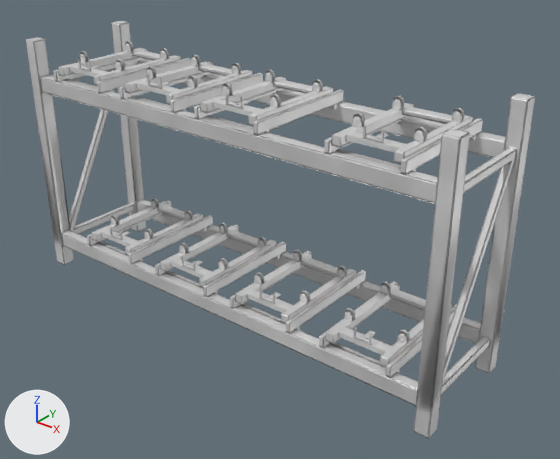
Renders of the FBX model AssetPublisher/Assets/BreweryEquipmentAssets/Models/Stillage.fbx from each side of a commit.
Before and after are seen from a 50 mm camera at (2.16, -2.47, 2.02) aimed at (0.11, 0.09, 0.43). The lights are fixed; the arrows at lower left show +X, +Y and +Z. Where no turn or scale is listed for an object, it has been applied to the vertices.

Names of what the first picture shows: 'CradleBottomToRig', 'CradleBottomToRig.001', 'CradleBottomToRig.002', 'CradleBottomToRig.003', 'CradleBottomToRig.004', 'CradleBottomToRig.005', 'CradleBottomToRig.006', 'CradleBottomToRig.007', 'CradleTopToRig', 'CradleTopToRig.001', 'CradleTopToRig.002', 'CradleTopToRig.003', 'CradleTopToRig.004', 'CradleTopToRig.005', 'CradleTopToRig.006', 'CradleTopToRig.007', 'Racking'.
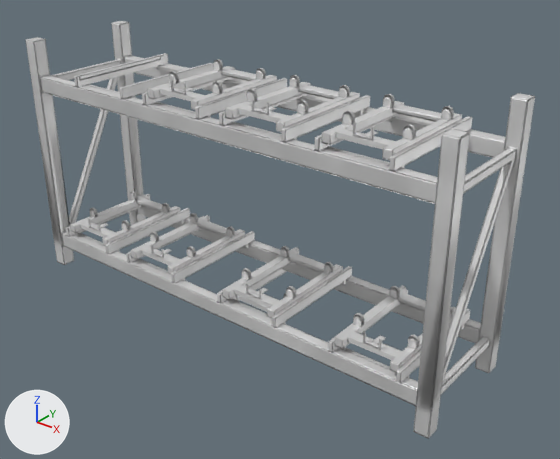
Diff of the bpy script that builds the scene:
```diff
--- a/AssetPublisher/Assets/BreweryEquipmentAssets/Models/Stillage.fbx.py
+++ b/AssetPublisher/Assets/BreweryEquipmentAssets/Models/Stillage.fbx.py
@@ ob_cradletoptorig_007 @@
 ob_cradletoptorig_007 = bpy.data.objects.new('CradleTopToRig.007', me_toolmesh_054)
-ob_cradletoptorig_007.location = (-0.701, -0.251, 0.232)
+ob_cradletoptorig_007.location = (-0.874, -0.251, 0.228)
 ob_cradletoptorig_007.rotation_euler = (1.571, 0.0, 0.0)  # degrees (90, 0, 0)
@@ ob_cradlebottomtorig_007 @@
 ob_cradlebottomtorig_007 = bpy.data.objects.new('CradleBottomToRig.007', me_toolmesh_053)
-ob_cradlebottomtorig_007.location = (-0.701, 0.009, 0.193)
+ob_cradlebottomtorig_007.location = (0.829, 0.009, 0.188)
@@ ob_cradletoptorig_004 @@
 ob_cradletoptorig_004 = bpy.data.objects.new('CradleTopToRig.004', me_toolmesh_048)
-ob_cradletoptorig_004.location = (0.783, -0.251, 0.232)
+ob_cradletoptorig_004.location = (0.0, 0.0, 0.0)
 ob_cradletoptorig_004.rotation_euler = (1.571, 0.0, 0.0)  # degrees (90, 0, 0)
@@ ob_cradlebottomtorig_004 @@
 ob_cradlebottomtorig_004 = bpy.data.objects.new('CradleBottomToRig.004', me_toolmesh_047)
-ob_cradlebottomtorig_004.location = (0.783, 0.009, 0.193)
+ob_cradlebottomtorig_004.location = (0.739, 0.009, 1.038)
@@ ob_cradlebottomtorig_003 @@
 ob_cradlebottomtorig_003 = bpy.data.objects.new('CradleBottomToRig.003', me_toolmesh_045)
-ob_cradlebottomtorig_003.location = (0.783, 0.009, 1.038)
+ob_cradlebottomtorig_003.location = (0.264, 0.009, 1.038)
@@ ob_cradletoptorig @@
 ob_cradletoptorig = bpy.data.objects.new('CradleTopToRig', me_toolmesh_026)
-ob_cradletoptorig.location = (-0.806, -0.251, 1.077)
+ob_cradletoptorig.location = (0.264, -0.251, 1.077)
@@ ob_cradlebottomtorig_001 @@
 ob_cradlebottomtorig_001 = bpy.data.objects.new('CradleBottomToRig.001', me_toolmesh_041)
-ob_cradlebottomtorig_001.location = (-0.334, 0.009, 1.038)
+ob_cradlebottomtorig_001.location = (-0.188, 0.009, 1.038)
@@ ob_cradlebottomtorig_005 @@
 ob_cradlebottomtorig_005 = bpy.data.objects.new('CradleBottomToRig.005', me_toolmesh_049)
-ob_cradlebottomtorig_005.location = (0.289, 0.009, 0.193)
+ob_cradlebottomtorig_005.location = (-0.401, 0.009, 0.188)
@@ ob_cradlebottomtorig @@
 ob_cradlebottomtorig = bpy.data.objects.new('CradleBottomToRig', me_toolmesh_025)
-ob_cradlebottomtorig.location = (-0.806, 0.009, 1.038)
+ob_cradlebottomtorig.location = (-0.652, 0.009, 1.038)
@@ ob_cradletoptorig_006 @@
 ob_cradletoptorig_006 = bpy.data.objects.new('CradleTopToRig.006', me_toolmesh_052)
-ob_cradletoptorig_006.location = (-0.191, -0.251, 0.232)
+ob_cradletoptorig_006.location = (-0.401, -0.251, 0.228)
 ob_cradletoptorig_006.rotation_euler = (1.571, 0.0, 0.0)  # degrees (90, 0, 0)
@@ ob_cradlebottomtorig_002 @@
 ob_cradlebottomtorig_002 = bpy.data.objects.new('CradleBottomToRig.002', me_toolmesh_043)
-ob_cradlebottomtorig_002.location = (0.126, 0.009, 1.038)
+ob_cradlebottomtorig_002.location = (-0.874, 0.009, 0.188)
@@ ob_cradletoptorig_005 @@
 ob_cradletoptorig_005 = bpy.data.objects.new('CradleTopToRig.005', me_toolmesh_050)
-ob_cradletoptorig_005.location = (0.289, -0.251, 0.232)
+ob_cradletoptorig_005.location = (0.213, -0.251, 0.228)
 ob_cradletoptorig_005.rotation_euler = (1.571, 0.0, 0.0)  # degrees (90, 0, 0)
@@ ob_cradlebottomtorig_006 @@
 ob_cradlebottomtorig_006 = bpy.data.objects.new('CradleBottomToRig.006', me_toolmesh_051)
-ob_cradlebottomtorig_006.location = (-0.191, 0.009, 0.193)
+ob_cradlebottomtorig_006.location = (0.213, 0.009, 0.188)
@@ ob_cradletoptorig_001 @@
 ob_cradletoptorig_001 = bpy.data.objects.new('CradleTopToRig.001', me_toolmesh_042)
-ob_cradletoptorig_001.location = (-0.334, -0.251, 1.077)
+ob_cradletoptorig_001.location = (-0.188, -0.251, 1.077)
@@ ob_cradletoptorig_003 @@
 ob_cradletoptorig_003 = bpy.data.objects.new('CradleTopToRig.003', me_toolmesh_046)
-ob_cradletoptorig_003.location = (0.783, -0.251, 1.077)
+ob_cradletoptorig_003.location = (0.829, -0.251, 0.228)
 ob_cradletoptorig_003.rotation_euler = (1.571, 0.0, 0.0)  # degrees (90, 0, 0)
@@ ob_cradletoptorig_002 @@
 ob_cradletoptorig_002 = bpy.data.objects.new('CradleTopToRig.002', me_toolmesh_044)
-ob_cradletoptorig_002.location = (0.126, -0.251, 1.077)
+ob_cradletoptorig_002.location = (0.739, -0.251, 1.077)
 ob_cradletoptorig_002.rotation_euler = (1.571, 0.0, 0.0)  # degrees (90, 0, 0)
```

Location of each change, [x1, y1, x2, y2] in pixels of the pictures (560 x 459 px):
'CradleTopToRig.002', moved: before [200, 70, 333, 125]; after [322, 94, 462, 160]
'CradleTopToRig.003', moved: before [332, 96, 473, 163]; after [335, 286, 456, 372]
'CradleTopToRig', moved: before [58, 41, 181, 85]; after [225, 75, 360, 133]
'CradleTopToRig.005', moved: before [235, 250, 356, 323]; after [222, 246, 343, 318]
'CradleTopToRig.006', moved: before [160, 223, 277, 288]; after [131, 213, 245, 274]
'CradleTopToRig.001', moved: before [125, 54, 252, 104]; after [147, 59, 277, 110]
'CradleTopToRig.007', moved: before [91, 198, 203, 255]; after [70, 191, 181, 246]
'CradleTopToRig.004', moved: before [326, 282, 452, 367]; after [232, 269, 287, 312]
'CradleBottomToRig.003', moved: before [324, 116, 483, 175]; after [219, 94, 370, 143]
'CradleBottomToRig', moved: before [53, 49, 191, 93]; after [74, 53, 213, 99]
'CradleBottomToRig.002', moved: before [194, 88, 344, 135]; after [66, 194, 190, 254]
'CradleBottomToRig.004', moved: before [319, 281, 457, 378]; after [314, 114, 472, 172]
'CradleBottomToRig.006', moved: before [155, 225, 286, 297]; after [217, 247, 352, 328]
'CradleBottomToRig.005', moved: before [230, 251, 366, 333]; after [126, 215, 255, 284]
'CradleBottomToRig.001', moved: before [119, 63, 263, 113]; after [142, 68, 287, 120]
'CradleBottomToRig.007', moved: before [87, 200, 213, 264]; after [328, 285, 470, 383]
